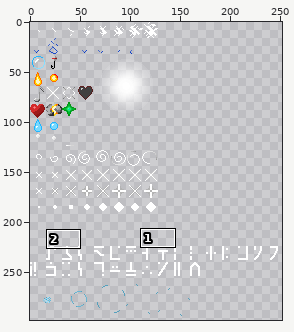
Two versions of one sprite sheet, assets/minecraft/textures/particle/particles.png. The picture above shows the old version from afar; the outline marks the close-up.
Close-up. The starting point:
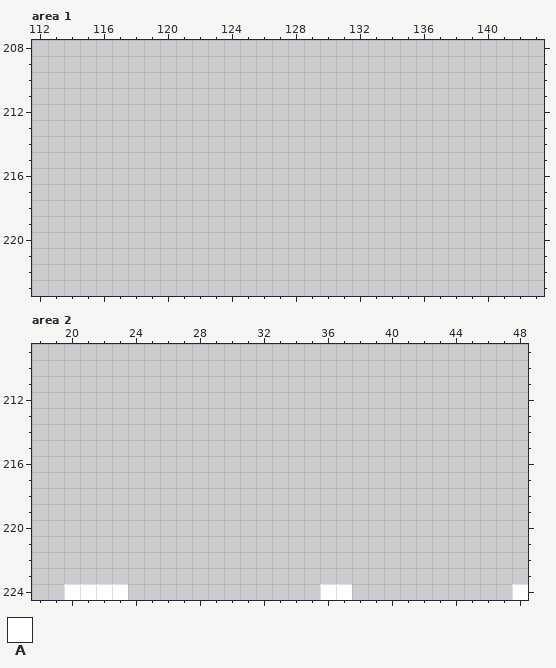
The file is 512x512 pixels. Pixels under 10% opacity are left out. Colours within 5 levels of each other are drawn and written as one. Shown: area 1: x 112..143, y 208..223; area 2: x 18..48, y 209..224. The wide view leaves out empty margins. The commit also changed other parts of the picture, which this record leaves out.
Palette (. is transparent): A #ffffff
Pixels before, area 2, first column x 20:
224 AAAA............AA..........A
Now the later version:
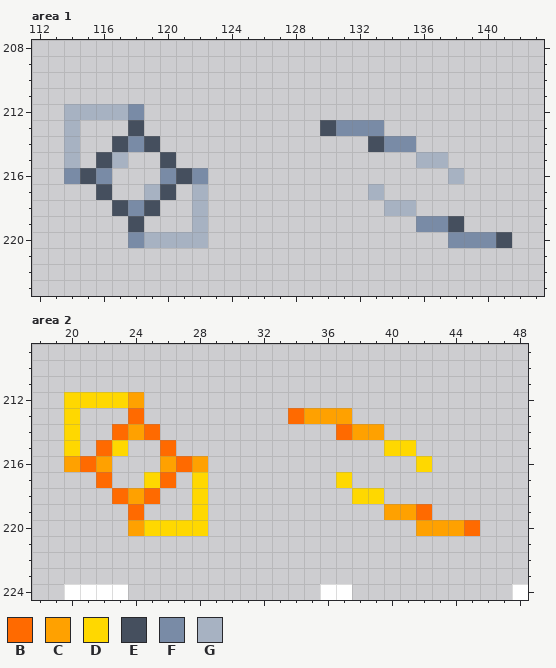
Colours new in this view: B #ff6a00  C #ffa100  D #ffd800  E #454f5e  F #798ba6  G #a7b2c2
Change:
{"where": "area 1"}
{"y":212,"x":114,"old":".....","new":"GGGGF"}
{"y":213,"x":114,"old":".","new":"G"}
{"y":213,"x":118,"old":".","new":"E"}
{"y":213,"x":130,"old":"....","new":"EFFF"}
{"y":214,"x":114,"old":".","new":"G"}
{"y":214,"x":117,"old":"...","new":"EFE"}
{"y":214,"x":133,"old":"...","new":"EFF"}
{"y":215,"x":114,"old":".","new":"G"}
{"y":215,"x":116,"old":"..","new":"EG"}
{"y":215,"x":120,"old":".","new":"E"}
{"y":215,"x":136,"old":"..","new":"GG"}
{"y":216,"x":114,"old":"...","new":"FEF"}
{"y":216,"x":120,"old":"...","new":"FEF"}
{"y":216,"x":138,"old":".","new":"G"}
{"y":217,"x":116,"old":".","new":"E"}
{"y":217,"x":119,"old":"..","new":"GE"}
{"y":217,"x":122,"old":".","new":"G"}
{"y":217,"x":133,"old":".","new":"G"}
{"y":218,"x":117,"old":"...","new":"EFE"}
{"y":218,"x":122,"old":".","new":"G"}
{"y":218,"x":134,"old":"..","new":"GG"}
{"y":219,"x":118,"old":".","new":"E"}
{"y":219,"x":122,"old":".","new":"G"}
{"y":219,"x":136,"old":"...","new":"FFE"}
{"y":220,"x":118,"old":".....","new":"FGGGG"}
{"y":220,"x":138,"old":"....","new":"FFFE"}
{"where": "area 2"}
{"y":212,"x":20,"old":".....","new":"DDDDC"}
{"y":213,"x":20,"old":".","new":"D"}
{"y":213,"x":24,"old":".","new":"B"}
{"y":213,"x":34,"old":"....","new":"BCCC"}
{"y":214,"x":20,"old":".","new":"D"}
{"y":214,"x":23,"old":"...","new":"BCB"}
{"y":214,"x":37,"old":"...","new":"BCC"}
{"y":215,"x":20,"old":".","new":"D"}
{"y":215,"x":22,"old":"..","new":"BD"}
{"y":215,"x":26,"old":".","new":"B"}
{"y":215,"x":40,"old":"..","new":"DD"}
{"y":216,"x":20,"old":"...","new":"CBC"}
{"y":216,"x":26,"old":"...","new":"CBC"}
{"y":216,"x":42,"old":".","new":"D"}
{"y":217,"x":22,"old":".","new":"B"}
{"y":217,"x":25,"old":"..","new":"DB"}
{"y":217,"x":28,"old":".","new":"D"}
{"y":217,"x":37,"old":".","new":"D"}
{"y":218,"x":23,"old":"...","new":"BCB"}
{"y":218,"x":28,"old":".","new":"D"}
{"y":218,"x":38,"old":"..","new":"DD"}
{"y":219,"x":24,"old":".","new":"B"}
{"y":219,"x":28,"old":".","new":"D"}
{"y":219,"x":40,"old":"...","new":"CCB"}
{"y":220,"x":24,"old":".....","new":"CDDDD"}
{"y":220,"x":42,"old":"....","new":"CCCB"}
{"label":"added","picture_box":[64,104,208,248]}
{"label":"added","picture_box":[320,120,512,248]}
{"label":"added","picture_box":[64,392,208,536]}
{"label":"added","picture_box":[288,408,480,536]}
